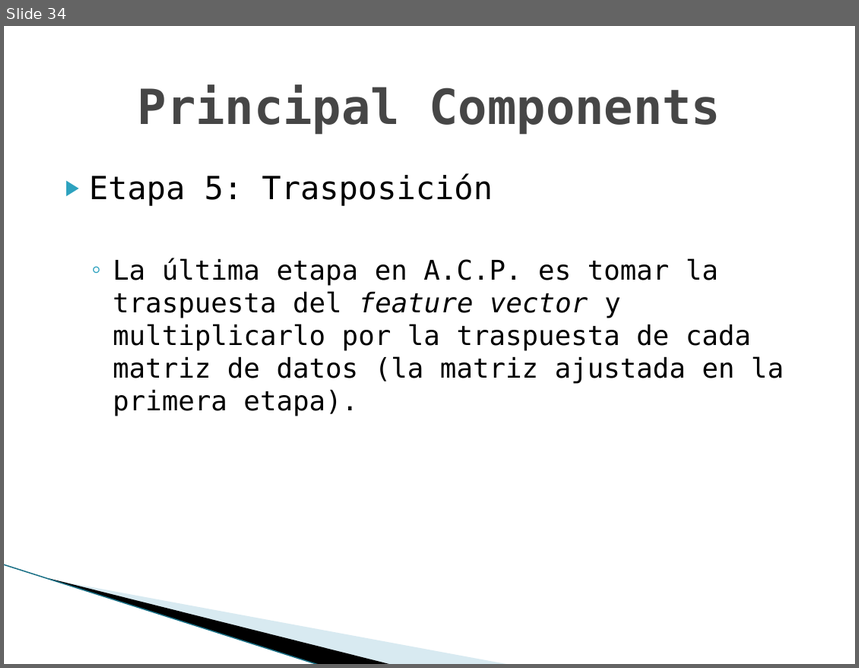
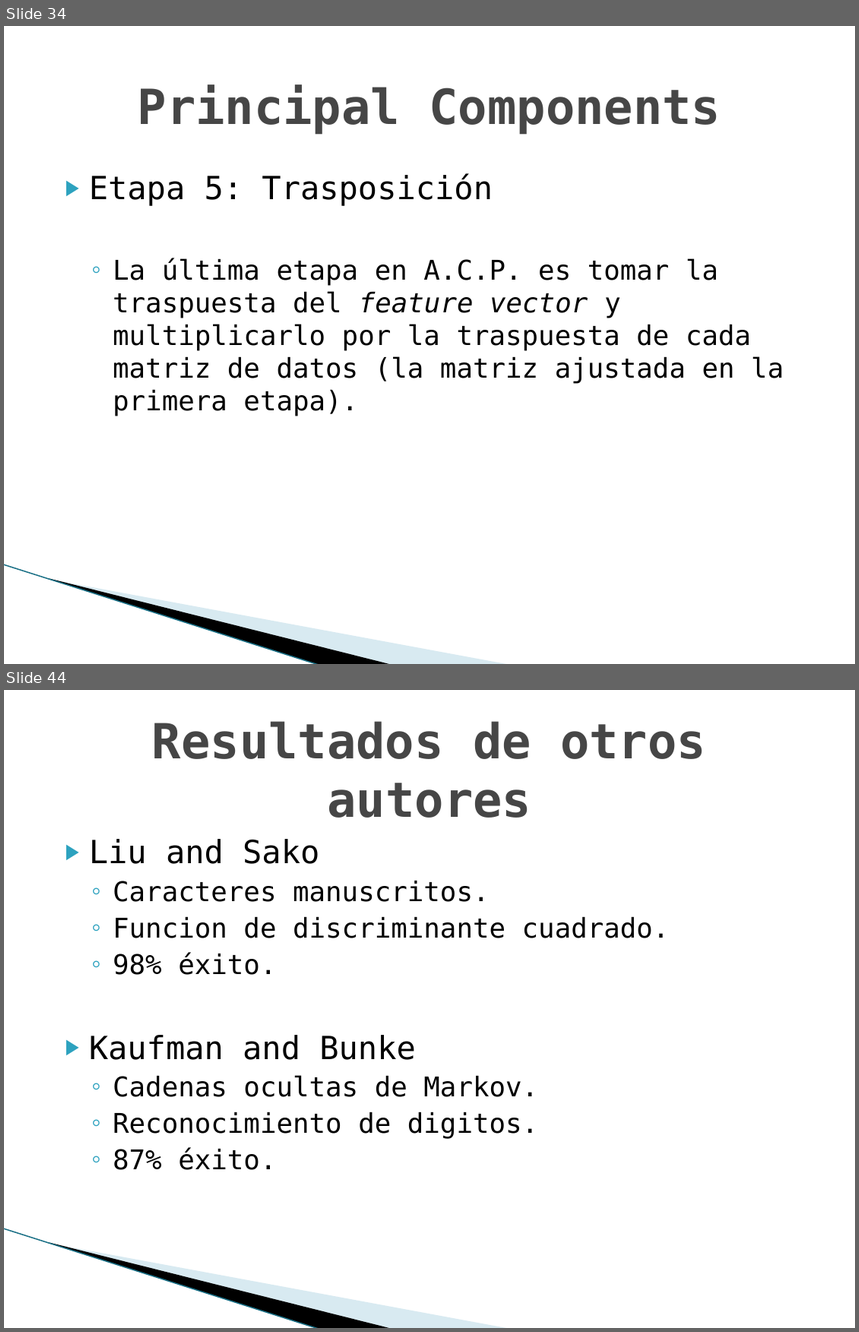
Before and after one commit to TechTinkerer42/TrabajosPracticos, a slide deck: doc/clase/presentacion.pptx. Shown one above the other, each under a label of ours: slide 34 before the commit, slides 34 and 44 after it; the slides between them are not shown. The pictures are 859x668 and 859x1332 pixels, drawn with LibreOffice and Linux fonts; fonts in the diff are those of the drawing; background and template pictures are left out. Boxes give left, top, right and bottom in pixels: in the first picture for what was removed or moved away, otherwise in the second. Text is boxed around its words. In the diff, an @@ line names an element or a change of style, - is before the commit and + after.

```diff
--- a/doc/clase/presentacion.pptx
+++ b/doc/clase/presentacion.pptx
@@ slide 44 added at bbox=[4, 690, 855, 1328], background #FFFFFF; not listed: 3 template elements that a slide beside it also shows @@
@@ title added at bbox=[152, 721, 706, 818], 41 pt, text #464646, bold @@
+Resultados de otros autores
@@ text added at bbox=[89, 839, 670, 1170], 23 pt, text #000000 @@
+▶ Liu and Sako
+  ◦ Caracteres manuscritos.
+  ◦ Funcion de discriminante cuadrado.
+  ◦ 98% éxito.
+▶ Kaufman and Bunke
+  ◦ Cadenas ocultas de Markov.
+  ◦ Reconocimiento de digitos.
+  ◦ 87% éxito.
```
Also in this commit, not shown: 3 slides changed, 11 other slides added, 1 slide removed, 5 other files.
